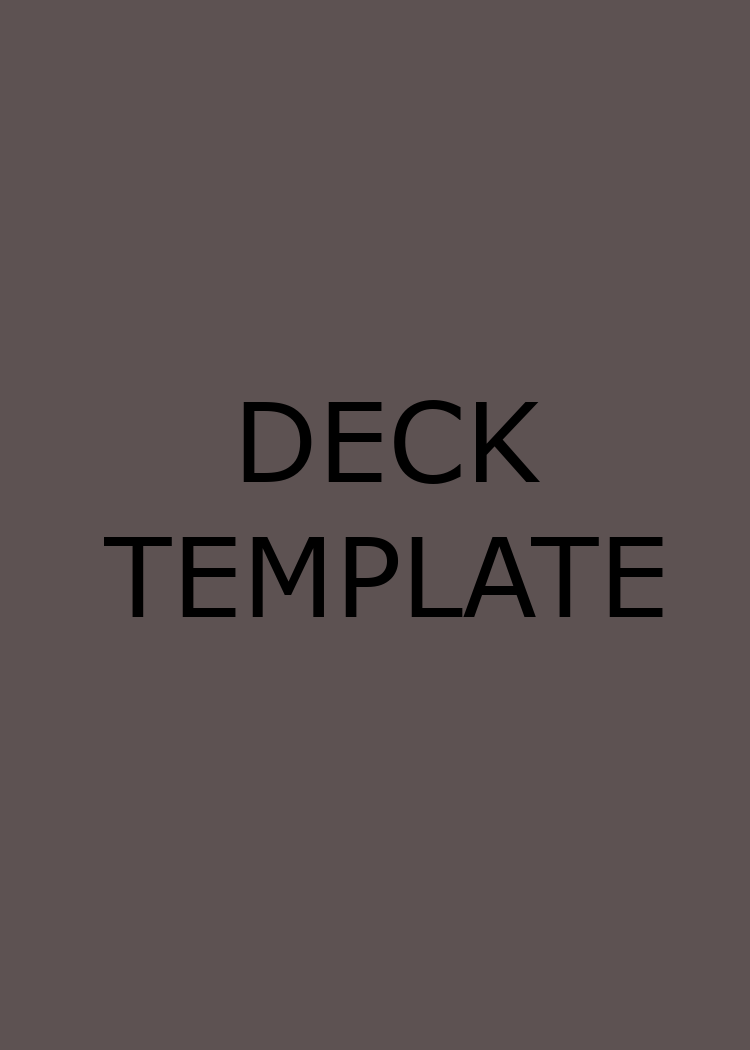
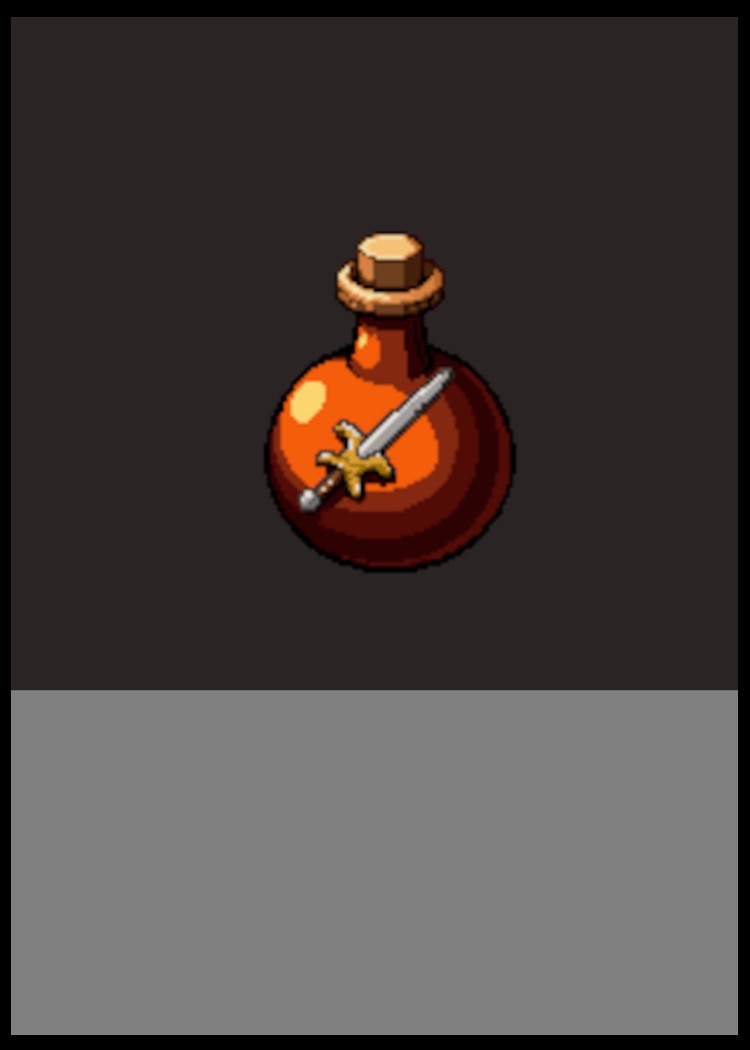
Layered file, before and after one edit (750x1050). Changes by layer:
added group "Card Fronts attack #1" with 4 layers above "Card Fronts defense" over [0, 0, 750, 1050]
added layer "Attack.png" in group "Card Fronts attack #1" over [261, 229, 519, 575]
added layer "Layer #20" in group "Card Fronts attack #1" over [0, 0, 750, 1050]
added layer "Layer #21" in group "Card Fronts attack #1" over [0, 690, 750, 1050]
added layer "Background #9" in group "Card Fronts attack #1" over [0, 0, 750, 1050]
hid group "Deck Field" (2 layers) over [0, 0, 750, 1050]